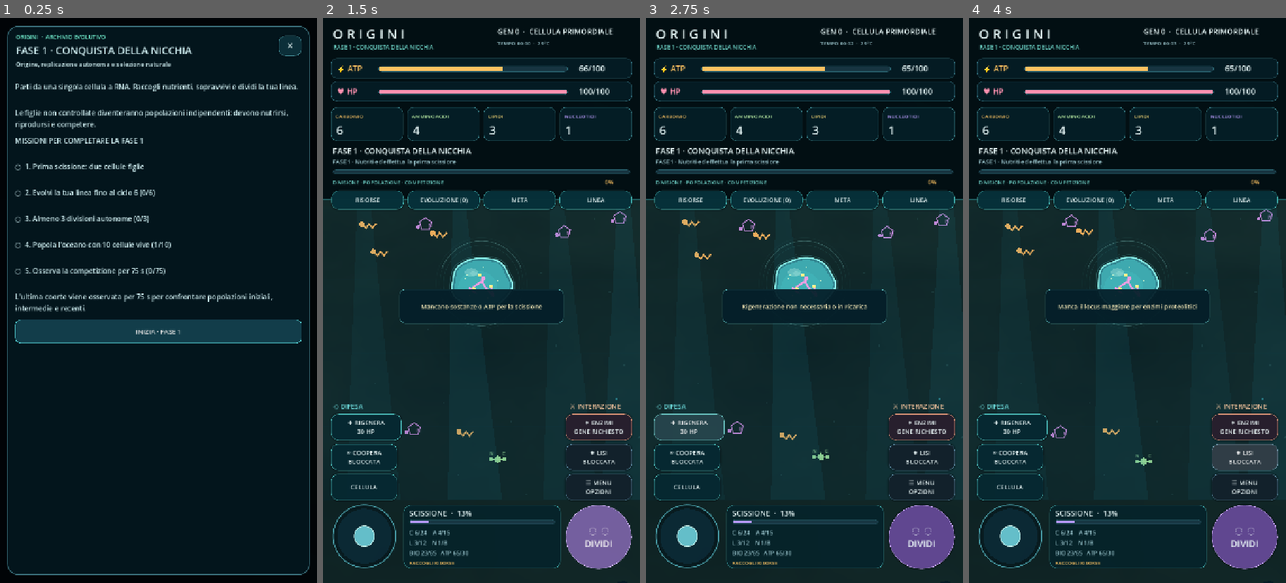
Above: before the commit, frames 1-4 (left to right).
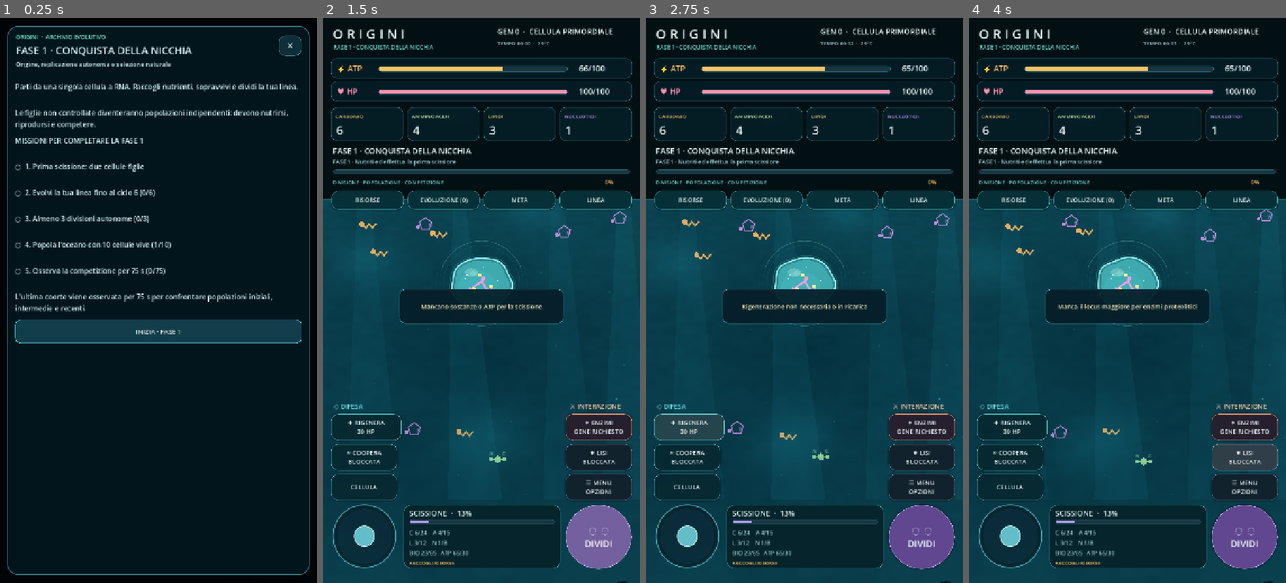
Above: after the commit, the same moments.

Repository: scorbetta17-gif/Origini
Game: Godot game, scene res://scenes/Main.tscn
Same seed, same stepped clock (60 frames per second), same inputs: the game is played once before the commit and once after it.
Inputs:
- Up to frame 1 (0.25 s): no input
- Up to frame 2 (1.5 s): click "INIZIA · FASE 1" at 0.5 s; click "◌ ◌ DIVIDI" at 1.25 s
- Up to frame 3 (2.75 s): click "✚ RIGENERA 30 HP" at 2 s
- Up to frame 4 (4 s): click "✦ ENZIMI GENE RICHIESTO" at 2.75 s; click "✷ LISI BLOCCATA" at 3.5 s

The runs differ from the first frame. In frame 2, 44% of the frame differs, in the area x 0-100%, y 32-100%; in frame 3, 44%; in frame 4, 44%.

Commit message:
Use readable teal sandy seabed with restrained animated water caustics in isometric overview

Diff:
--- a/shaders/seafloor.gdshader
+++ b/shaders/seafloor.gdshader
@@ -1,33 +1,43 @@
 shader_type spatial;
 render_mode diffuse_burley, specular_schlick_ggx, cull_back;
 
-uniform vec3 sand_dark : source_color = vec3(0.087, 0.123, 0.129);
-uniform vec3 sand_light : source_color = vec3(0.157, 0.190, 0.179);
+// Teal / blue sandy rock sediment seen from the TOP-DOWN isometric camera.
+// Sparse shifting underwater caustics, not bright lava or magical terrain.
+uniform vec3 sand_dark : source_color = vec3(0.050,0.174,0.212);
+uniform vec3 sand_light : source_color = vec3(0.112,0.295,0.332);
 varying vec3 seabed_pos;
 
 float hash21(vec2 p) {
-    return fract(sin(dot(p, vec2(127.1, 311.7))) * 43758.5453);
+    return fract(sin(dot(p,vec2(127.1,311.7))) * 43758.5453);
 }
 float noise2(vec2 p) {
     vec2 i = floor(p);
     vec2 f = fract(p);
     f = f*f*(3.0-2.0*f);
-    return mix(mix(hash21(i), hash21(i+vec2(1,0)), f.x),
+    return mix(mix(hash21(i),hash21(i+vec2(1,0)),f.x),
                mix(hash21(i+vec2(0,1)),hash21(i+vec2(1,1)),f.x),f.y);
 }
 void vertex() {
     seabed_pos = VERTEX;
-    VERTEX.y += (sin(VERTEX.x*0.36+VERTEX.z*0.14)
-               + cos(VERTEX.z*0.53-VERTEX.x*0.19)) * 0.035;
+    VERTEX.y += (sin(VERTEX.x*0.37+VERTEX.z*0.16)
+               + cos(VERTEX.z*0.49-VERTEX.x*0.17)) * 0.042;
 }
 void fragment() {
     vec2 p = seabed_pos.xz;
-    float n = noise2(p*.42)*.59+noise2(p*1.35)*.30+noise2(p*3.8)*.11;
-    float s = sin(p.x*.25 + sin(p.y*.14)*1.5) * .030;
-    vec3 base = mix(sand_dark,sand_light,clamp(n*.75+s+.18,0.0,1.0));
-    float ripple = sin(p.y*1.35 + noise2(p*.24)*2.0);
-    base += (noise2(p*9.0)-.5)*.002 + ripple*.006;
+    float broad = noise2(p*.23)*.55 + noise2(p*.57)*.31 +
+                  noise2(p*2.2)*.14;
+    float sand_waves = sin(p.y*2.0 + noise2(p*.23)*3.0)*.018;
+    vec3 base = mix(sand_dark,sand_light,clamp(.12+broad*.86+sand_waves,0.0,1.0));
+    // Subtle bottom-of-sea color variation.
+    float sediment = noise2(p*8.0);
+    base += vec3(.008,.017,.015)*(sediment-.50);
+    // Soft moving dappled highlights: intentionally low contrast so cell
+    // silhouettes and molecular nutrients retain higher visual priority.
+    float beam1 = sin((p.x+p.y*.32)*1.35 + TIME*.20 + noise2(p*.34)*2.4);
+    float beam2 = sin((p.y-p.x*.50)*1.20 - TIME*.14);
+    float caustic = pow(max(0.0,beam1*beam2),4.0);
+    base += vec3(.025,.062,.065)*caustic;
     ALBEDO = base;
-    ROUGHNESS = .96;
-    SPECULAR = .13;
+    ROUGHNESS = .92;
+    SPECULAR = .18;
 }
